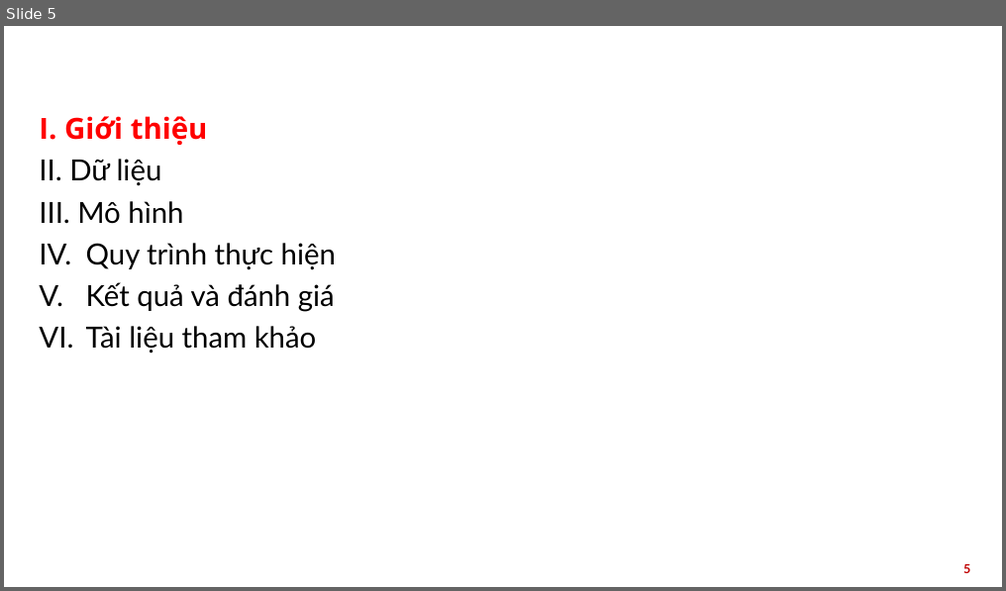
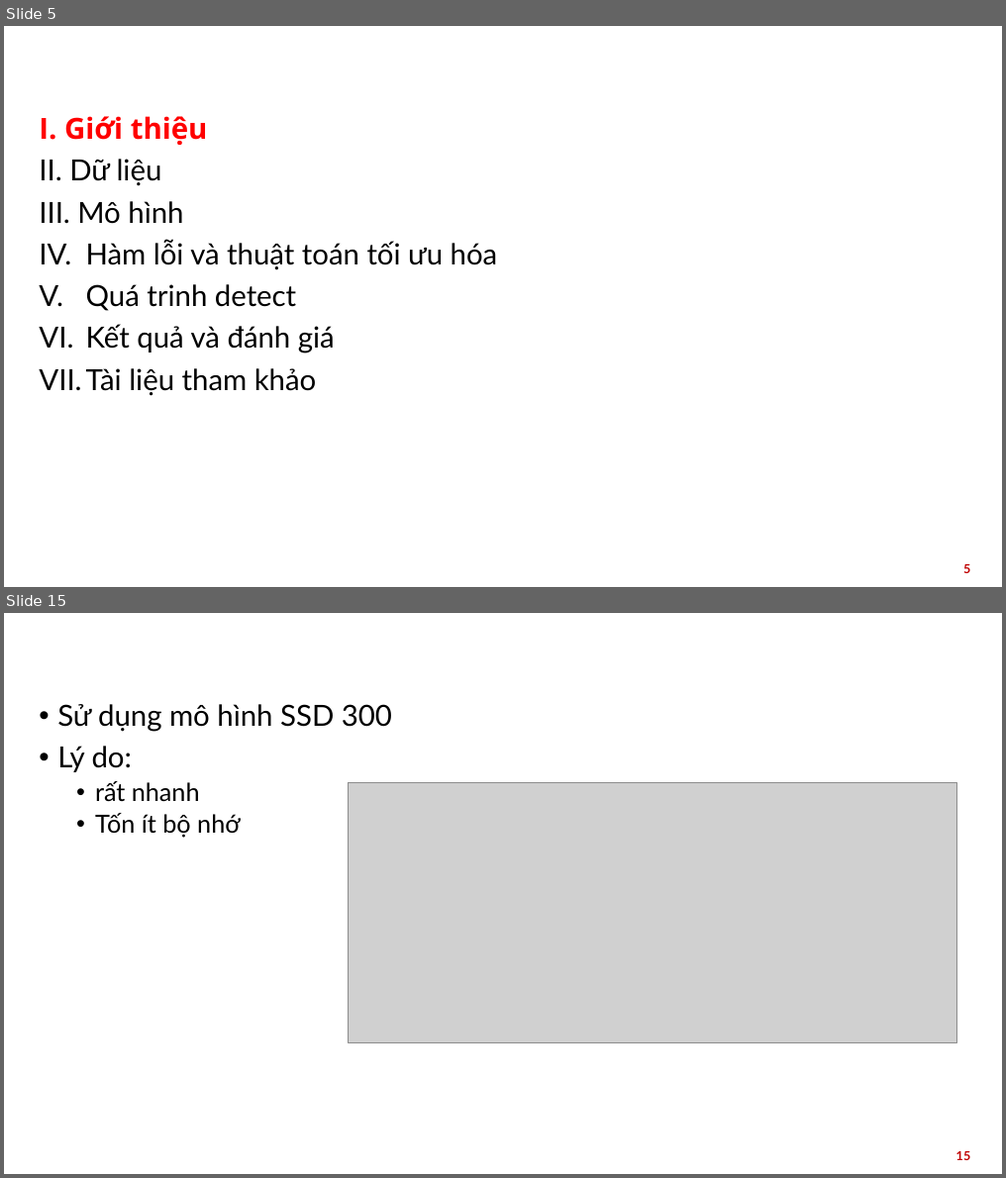
Before and after one commit to congdc00/object_detection, a slide deck: document/Thuyết trình.pptx. Shown one above the other, each under a label of ours: slide 5 before the commit, slides 5 and 15 after it; the slides between them are not shown. The pictures are 1006x591 and 1006x1178 pixels, drawn with LibreOffice and Linux fonts; fonts in the diff are those of the drawing; grey boxes stand for pictures; background and template pictures are left out. Boxes give left, top, right and bottom in pixels: in the first picture for what was removed or moved away, otherwise in the second. Text is boxed around its words. In the diff, an @@ line names an element or a change of style, - is before the commit and + after.

```diff
--- a/document/Thuyết trình.pptx
+++ b/document/Thuyết trình.pptx
@@ slide 15 added at <box>4,613,1002,1174</box>, background picture (left out) @@
@@ text added at <box>57,704,392,838</box>, 28 pt, text #000000 @@
+• Sử dụng mô hình SSD 300
+• Lý do:
+  • rất nhanh
+  • Tốn ít bộ nhớ
@@ title added at <box>169,704,272,727</box>, 28 pt, text #FFFFFF, bold @@
+III. Mô hình
@@ picture added at <box>348,783,957,1044</box> @@
@@ page number added at <box>956,1152,971,1160</box>, 12 pt, text #C00000, bold @@
+15
@@ slide 5 changed as well @@
@@ text at <box>86,239,498,311</box>: text changed @@
-IV. Quy trình thực hiện
+IV. Hàm lỗi và thuật toán tối ưu hóa
+V. Quá trinh detect
```
Also in this commit, not shown: 2 other slides changed, 27 other slides added, 5 slides removed, 27 other files.
